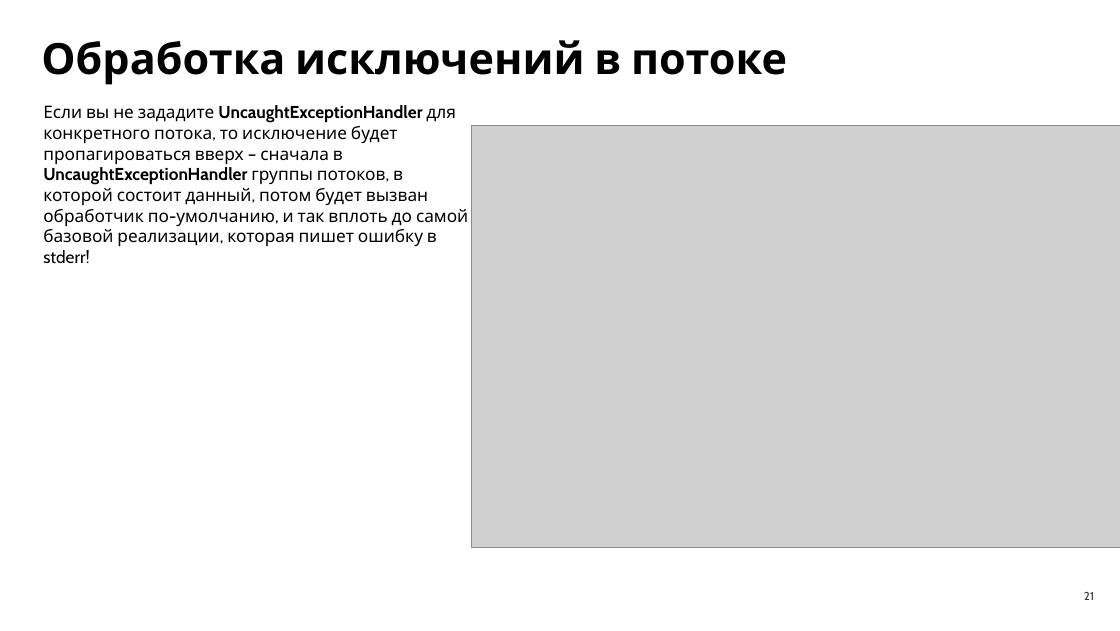
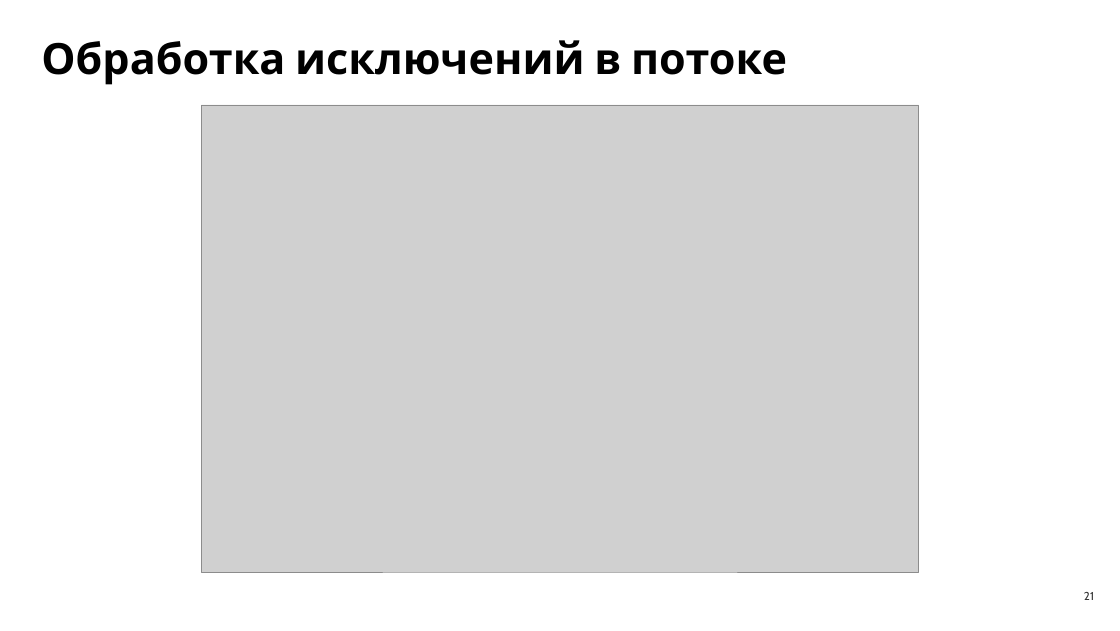
Before and after one commit to LilZaChill/market-pulse-ustinov, a slide deck: slide 21 of advanced/docs/seminar10/Семинар 10.pptx. Drawn at 1120x631 pixels with LibreOffice and Linux fonts; fonts in the diff are those of the drawing; grey boxes stand for pictures. Boxes give left, top, right and bottom in pixels: in the first picture for what was removed or moved away, otherwise in the second. Text is boxed around its words. In the diff, an @@ line names an element or a change of style, - is before the commit and + after.

```diff
--- a/advanced/docs/seminar10/Семинар 10.pptx
+++ b/advanced/docs/seminar10/Семинар 10.pptx
@@ text removed at bbox=[43, 105, 468, 264] @@
-Если вы не зададите UncaughtExceptionHandler для конкретного потока, то исключение будет пропагироваться вверх – сначала в UncaughtExceptionHandler группы потоков, в которой состоит данный, потом будет вызван обработчик по-умолчанию, и так вплоть до самой базовой реализации, которая пишет ошибку в stderr!
@@ picture: place and size @@
-picture at bbox=[471, 125, 1120, 548]
+picture at bbox=[201, 105, 919, 573]
```
Also in this commit, not shown: 10 other slides changed, 4 slides added, 4 slides removed.
